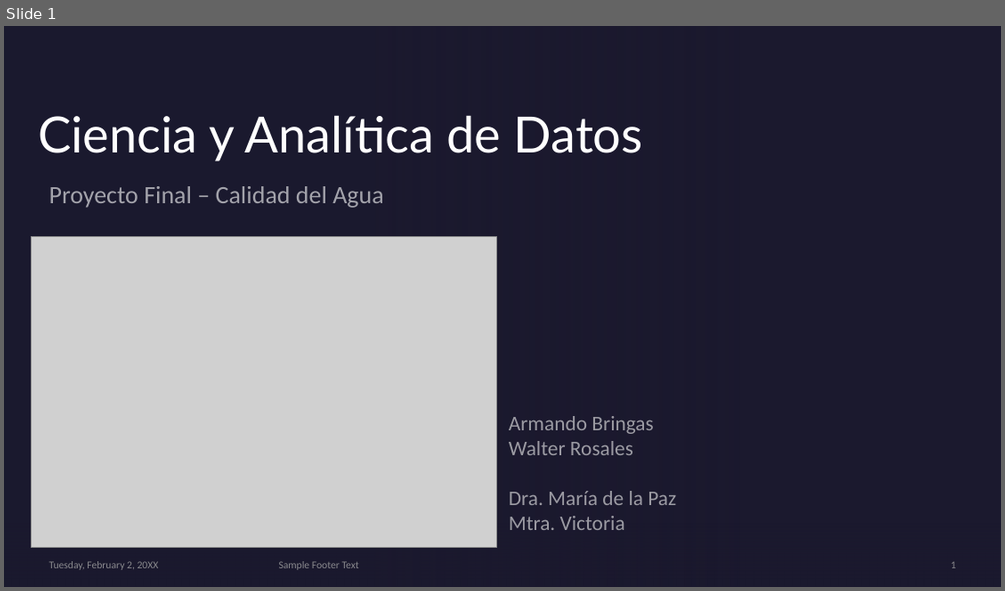
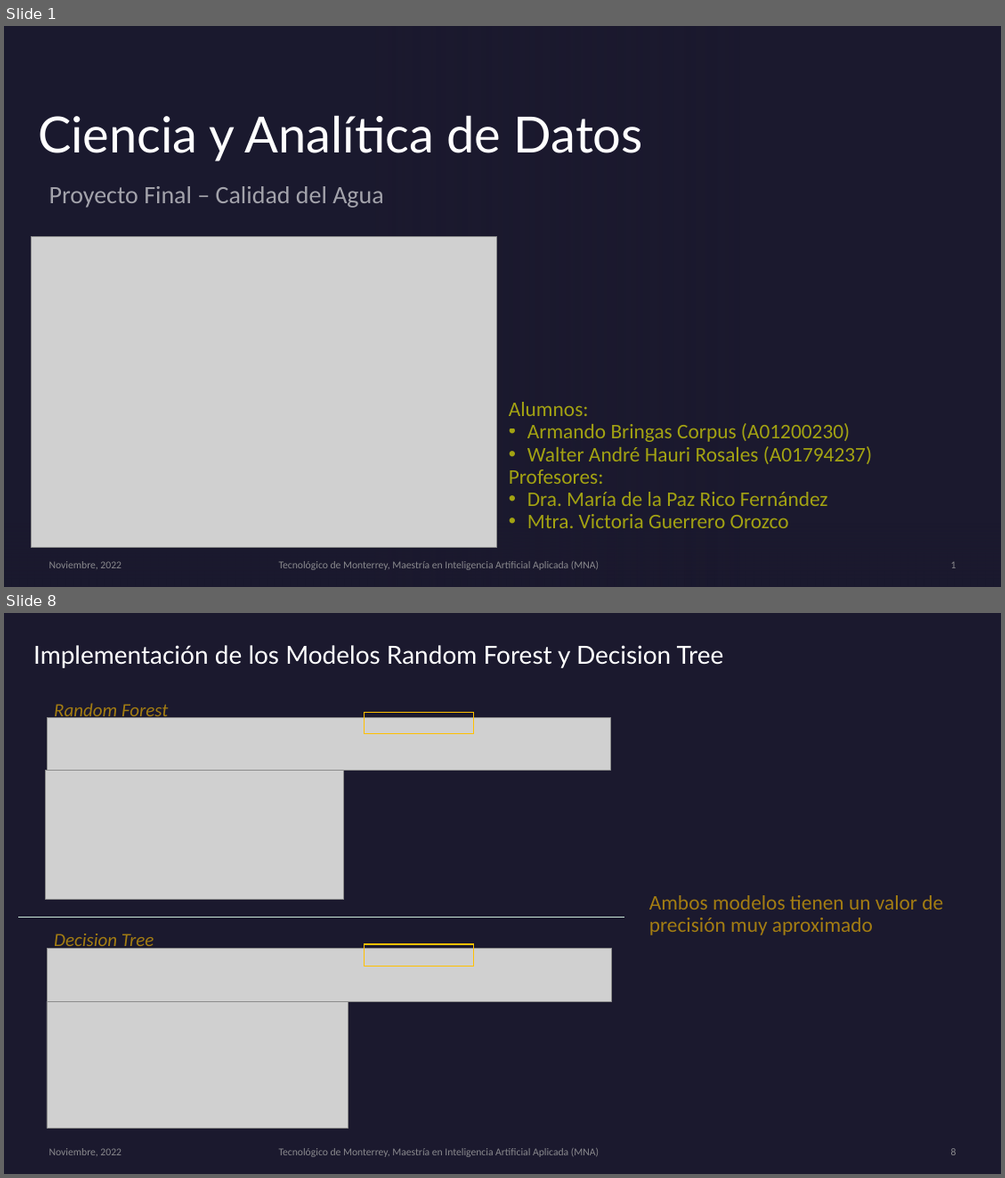
Before and after one commit to PosgradoMNA/actividades-del-projecto-Equipo-100-Oraculos-de-Delfos, a slide deck: Proyecto_Final/Presentación_Final.pptx. Shown one above the other, each under a label of ours: slide 1 before the commit, slides 1 and 8 after it; the slides between them are not shown. The pictures are 1005x591 and 1005x1178 pixels, drawn with LibreOffice and Linux fonts; fonts in the diff are those of the drawing; grey boxes stand for pictures; background and template pictures are left out. Boxes give left, top, right and bottom in pixels: in the first picture for what was removed or moved away, otherwise in the second. Text is boxed around its words. In the diff, an @@ line names an element or a change of style, - is before the commit and + after.

```diff
--- a/Proyecto_Final/Presentación_Final.pptx
+++ b/Proyecto_Final/Presentación_Final.pptx
@@ slide 8 added at (4, 613, 1001, 1174), background #1B192E @@
@@ text added at (33, 645, 724, 668), 24 pt, text #FFFFFF @@
+Implementación de los Modelos Random Forest y Decision Tree
@@ text added at (649, 895, 943, 935), 20 pt, text #FFC000 at 60% opacity @@
+Ambos modelos tienen un valor de precisión muy aproximado
@@ group added at (18, 703, 624, 1127): 4 pictures, 2 texts, 2 rectangles, 1 line @@
+Random Forest
+Decision Tree
@@ freeform shape added at (33, 1048, 117, 1132), fill #7771B2 at 20% opacity @@
@@ text added at (49, 1148, 121, 1156), 10 pt, text #A6A6A6 at 80% opacity @@
+Noviembre, 2022
@@ text added at (279, 1148, 599, 1157), 10 pt, text #A6A6A6 at 80% opacity @@
+Tecnológico de Monterrey, Maestría en Inteligencia Artificial Aplicada (MNA)
@@ page number added at (951, 1148, 956, 1155), 10 pt, text #A6A6A6 at 80% opacity @@
+8
@@ slide 1 changed as well @@
@@ text at (509, 402, 872, 528): text changed; text colour #F2F2F2 at 60% opacity to #FFFF00 at 60% opacity @@
-Armando Bringas
-Walter Rosales
-Dra. María de la Paz
-Mtra. Victoria
+Alumnos:
+• Armando Bringas Corpus (A01200230)
+• Walter André Hauri Rosales (A01794237)
+Profesores:
+• Dra. María de la Paz Rico Fernández
+• Mtra. Victoria Guerrero Orozco
@@ text at (49, 561, 121, 569): text changed @@
-Tuesday, February 2, 20XX
+Noviembre, 2022
@@ text at (279, 561, 599, 570): text changed @@
-Sample Footer Text
+Tecnológico de Monterrey, Maestría en Inteligencia Artificial Aplicada (MNA)
```
Also in this commit, not shown: 1 other slide changed, 8 other slides added, 9 slides removed, 6 other files.
